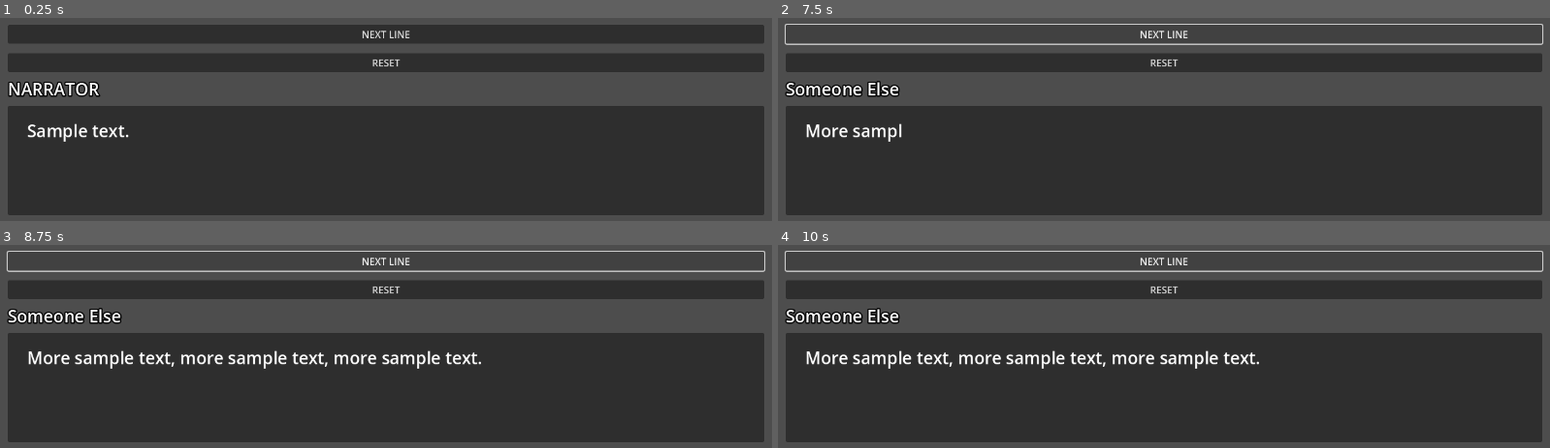
Above: before the commit, frames 1-4 (two rows, left to right).
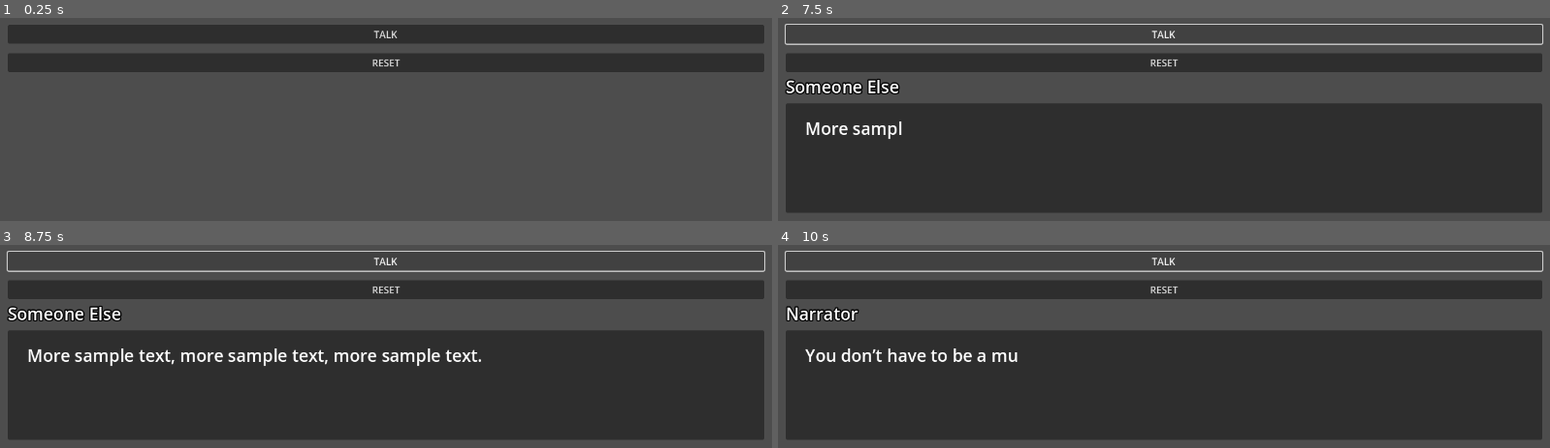
Above: after the commit, the same moments.

Repository: daredakke/dialogue-test
Game: Godot game, scene res://scenes/main.tscn
The game is run twice, just before and just after one commit, with the same random seed, the same clock (stepped at 60 frames per second) and the same inputs.
Inputs:
- Up to frame 1 (0.25 s): no input
- Up to frame 2 (7.5 s): click "NEXT LINE" (after the commit: "TALK") at 0.5 s; click "RESET" at 1.25 s; click "NEXT LINE" (after the commit: "TALK") at 2 s; click "NEXT LINE" (after the commit: "TALK") at 2.75 s; tap Enter at 7.25 s
- Up to frame 3 (8.75 s): no input
- Up to frame 4 (10 s): tap Space at 8.75 s; tap Enter at 9.5 s

The runs differ from the first frame. In frame 1, 53% of the frame differs, in the area x 1-99%, y 6-98%; in frame 2, 3.2%; in frame 3, 4.7%; in frame 4, 4.8%.

Commit message:
Dialogue hides and resets at conversation end
Also remove VBox containing Input and Dialogue components.

Diff:
--- a/scenes/main.tscn
+++ b/scenes/main.tscn
@@ -15,26 +15,15 @@
 grow_vertical = 2
 script = ExtResource("1_g6440")
 
-[node name="UIVBox" type="VBoxContainer" parent="UI"]
-layout_mode = 1
-anchors_preset = 7
-anchor_left = 0.5
-anchor_top = 1.0
-anchor_right = 0.5
-anchor_bottom = 1.0
-offset_left = -640.0
-offset_top = -264.0
-offset_right = 640.0
-grow_horizontal = 2
-grow_vertical = 0
-size_flags_vertical = 8
-theme_override_constants/separation = 32
-
-[node name="Input" type="Control" parent="UI/UIVBox"]
+[node name="Input" type="Control" parent="UI"]
 layout_mode = 2
+anchors_preset = 0
+offset_top = 508.0
+offset_right = 1280.0
+offset_bottom = 508.0
 size_flags_vertical = 0
 
-[node name="InputMargin" type="MarginContainer" parent="UI/UIVBox/Input"]
+[node name="InputMargin" type="MarginContainer" parent="UI/Input"]
 layout_mode = 1
 anchors_preset = 15
 anchor_right = 1.0
@@ -46,26 +35,32 @@
 theme_override_constants/margin_right = 16
 theme_override_constants/margin_bottom = 16
 
-[node name="InputVBox" type="VBoxContainer" parent="UI/UIVBox/Input/InputMargin"]
+[node name="InputVBox" type="VBoxContainer" parent="UI/Input/InputMargin"]
 layout_mode = 2
 theme_override_constants/separation = 16
 
-[node name="PlayButton" type="Button" parent="UI/UIVBox/Input/InputMargin/InputVBox"]
+[node name="PlayButton" type="Button" parent="UI/Input/InputMargin/InputVBox"]
 layout_mode = 2
 mouse_default_cursor_shape = 2
-text = "NEXT LINE"
+text = "TALK"
 
-[node name="ResetButton" type="Button" parent="UI/UIVBox/Input/InputMargin/InputVBox"]
+[node name="ResetButton" type="Button" parent="UI/Input/InputMargin/InputVBox"]
 layout_mode = 2
 mouse_default_cursor_shape = 2
 text = "RESET"
 
-[node name="Dialogue" type="Control" parent="UI/UIVBox"]
+[node name="Dialogue" type="Control" parent="UI"]
+unique_name_in_owner = true
+visible = false
 custom_minimum_size = Vector2(1280, 260)
 layout_mode = 2
+anchors_preset = 0
+offset_top = 536.0
+offset_right = 1280.0
+offset_bottom = 796.0
 size_flags_vertical = 8
 
-[node name="DialogueMargin" type="MarginContainer" parent="UI/UIVBox/Dialogue"]
+[node name="DialogueMargin" type="MarginContainer" parent="UI/Dialogue"]
 layout_mode = 1
 anchors_preset = 15
 anchor_right = 1.0
@@ -77,24 +72,22 @@
 theme_override_constants/margin_right = 16
 theme_override_constants/margin_bottom = 16
 
-[node name="DialogueVBox" type="VBoxContainer" parent="UI/UIVBox/Dialogue/DialogueMargin"]
+[node name="DialogueVBox" type="VBoxContainer" parent="UI/Dialogue/DialogueMargin"]
 layout_mode = 2
 theme_override_constants/separation = 8
 
-[node name="SpeakerLabel" type="Label" parent="UI/UIVBox/Dialogue/DialogueMargin/DialogueVBox"]
+[node name="SpeakerLabel" type="Label" parent="UI/Dialogue/DialogueMargin/DialogueVBox"]
 unique_name_in_owner = true
 layout_mode = 2
 theme_override_colors/font_outline_color = Color(0, 0, 0, 1)
 theme_override_constants/outline_size = 8
 theme_override_font_sizes/font_size = 28
-text = "NARRATOR
-"
 
-[node name="DialoguePanel" type="Panel" parent="UI/UIVBox/Dialogue/DialogueMargin/DialogueVBox"]
+[node name="DialoguePanel" type="Panel" parent="UI/Dialogue/DialogueMargin/DialogueVBox"]
 layout_mode = 2
 size_flags_vertical = 3
 
-[node name="DialogueMargin" type="MarginContainer" parent="UI/UIVBox/Dialogue/DialogueMargin/DialogueVBox/DialoguePanel"]
+[node name="DialogueMargin" type="MarginContainer" parent="UI/Dialogue/DialogueMargin/DialogueVBox/DialoguePanel"]
 layout_mode = 1
 anchors_preset = 15
 anchor_right = 1.0
@@ -106,13 +99,12 @@
 theme_override_constants/margin_right = 32
 theme_override_constants/margin_bottom = 24
 
-[node name="DialogueRTLabel" type="RichTextLabel" parent="UI/UIVBox/Dialogue/DialogueMargin/DialogueVBox/DialoguePanel/DialogueMargin"]
+[node name="DialogueRTLabel" type="RichTextLabel" parent="UI/Dialogue/DialogueMargin/DialogueVBox/DialoguePanel/DialogueMargin"]
 unique_name_in_owner = true
 layout_mode = 2
 size_flags_vertical = 0
 theme_override_constants/line_separation = 6
 theme_override_font_sizes/normal_font_size = 28
-text = "Sample text."
 fit_content = true
 autowrap_mode = 2
 shortcut_keys_enabled = false
@@ -122,6 +114,6 @@
 wait_time = 0.05
 one_shot = true
 
-[connection signal="pressed" from="UI/UIVBox/Input/InputMargin/InputVBox/PlayButton" to="UI" method="_on_play_button_pressed"]
-[connection signal="pressed" from="UI/UIVBox/Input/InputMargin/InputVBox/ResetButton" to="UI" method="_on_reset_button_pressed"]
+[connection signal="pressed" from="UI/Input/InputMargin/InputVBox/PlayButton" to="UI" method="_on_play_button_pressed"]
+[connection signal="pressed" from="UI/Input/InputMargin/InputVBox/ResetButton" to="UI" method="_on_reset_button_pressed"]
 [connection signal="timeout" from="UI/NextCharTimer" to="UI" method="_on_next_char_timer_timeout"]
--- a/scripts/ui.gd
+++ b/scripts/ui.gd
@@ -1,6 +1,7 @@
 class_name Ui
 extends Control
 
+@onready var dialogue: Control = %Dialogue
 @onready var speaker_label: Label = %SpeakerLabel
 @onready var dialogue_rt_label: RichTextLabel = %DialogueRTLabel
 @onready var next_char_timer: Timer = %NextCharTimer
@@ -36,8 +37,22 @@
 
 
 func _on_play_button_pressed() -> void:
+	run_dialogue()
+
+
+func _on_reset_button_pressed() -> void:
+	end_dialogue()
+
+
+func run_dialogue() -> void:
+	# End dialogue once there are no more lines
 	if current_line >= sample_dialogue.size():
+		end_dialogue()
+
 		return
+
+	if !dialogue.visible:
+		dialogue.visible = true
 
 	var speaker: String = ""
 
@@ -74,9 +89,14 @@
 	next_line = ""
 
 
-func _on_reset_button_pressed() -> void:
+func end_dialogue() -> void:
+	dialogue.visible = false
+
 	current_line = 0
 	next_line = ""
+
+	speaker_label.text = ""
+	dialogue_rt_label.clear()
 
 
 func _on_next_char_timer_timeout() -> void:
